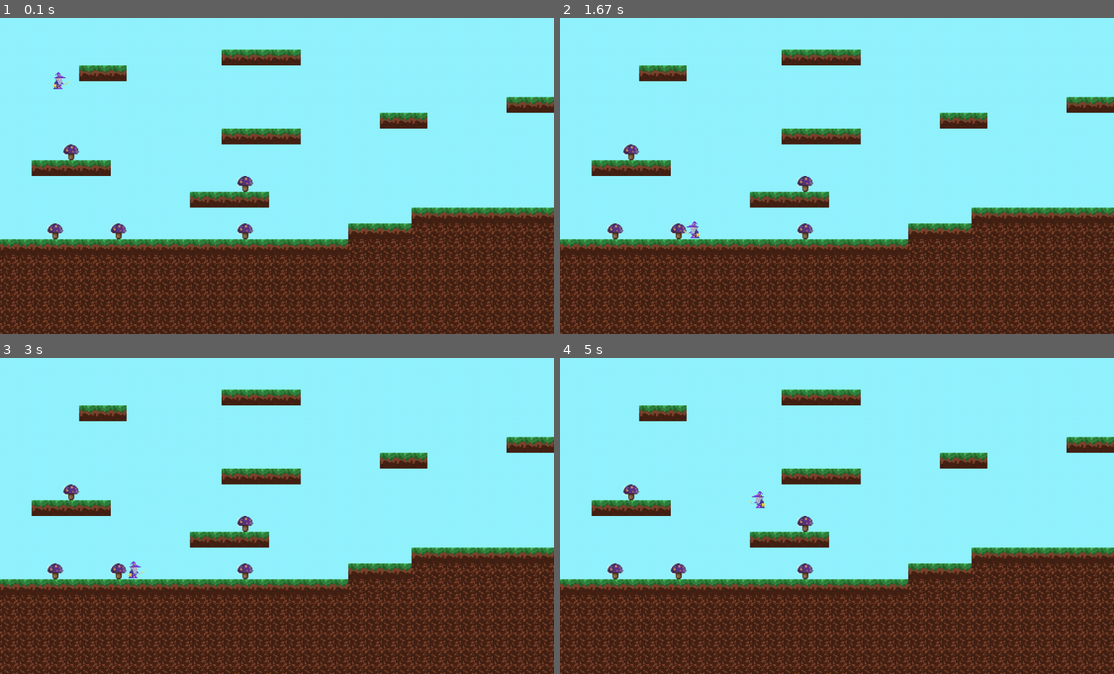
Above: before the commit, frames 1-4 (two rows, left to right).
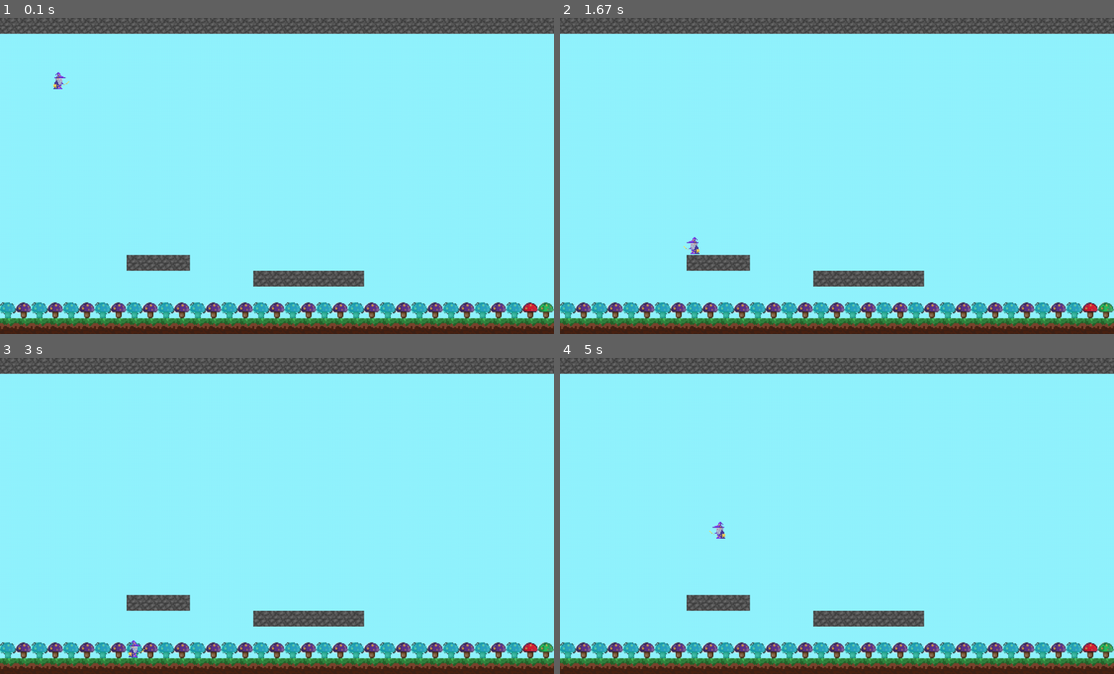
Above: after the commit, the same moments.

Repository: leonsmc/magicmushroom
Game: pygame game, started from main.py
Same seed, same stepped clock (60 frames per second), same inputs: the game is played once before the commit and once after it.
Inputs:
- Up to frame 1 (0.1 s): no input
- Up to frame 2 (1.67 s): hold D 0.33-0.8 s; hold D 0.83-1.3 s; hold A from 1.33 s (still down)
- Up to frame 3 (3 s): release A at 1.87 s; hold A 1.9-2.3 s; hold D 2.33-2.97 s
- Up to frame 4 (5 s): tap Space at 3, 3.4, 3.7, 3.9, 4.2, 4.4, 4.7, 4.9 s; hold A 3.33-3.8 s; hold D 3.83-4.3 s; hold D 4.33-4.8 s; hold A from 4.83 s (still down)

The runs differ from the first frame. In frame 1, 41% of the frame differs, in the area x 0-100%, y 0-100%; in frame 2, 41%; in frame 3, 41%; in frame 4, 41%.

Commit message:
DNB Mode

Diff:
--- a/images.py
+++ b/images.py
@@ -16,11 +16,17 @@
 player_image.set_colorkey((0, 0, 0))
 
 grass_image = pygame.image.load('world/grass.png')
+dirt_image = pygame.image.load('world/dirt.png')
+stone_image = pygame.image.load("world/stone.png")
 
-dirt_image = pygame.image.load('world/dirt.png')
-
-pink_image = pygame.image.load('world/shroom_pink.png')
-pink_image.set_colorkey((0, 0, 0))
+shroom_pink_image = pygame.image.load('world/shroom_pink.png')
+shroom_pink_image.set_colorkey((0, 0, 0))
+shroom_glow_image = pygame.image.load("world/shroom_glow.png")
+shroom_glow_image.set_colorkey((51,51,51))
+shroom_red_image = pygame.image.load('world/shroom_red.png')
+shroom_red_image.set_colorkey((0, 0, 0))
+shroom_green_image = pygame.image.load('world/shroom_green.png')
+shroom_green_image.set_colorkey((0, 0, 0))
 
 GReeeN = (0, 255, 0)
 schwarz = (0, 0 , 0)
--- a/level_1.txt
+++ b/level_1.txt
@@ -1,20 +1,20 @@
-000000000000000000000000000000000000000000000000000000000000000000000000000000000000000000000000000000000000000
-000000000000000000000000000000000000000000000000000000000000000000000000000000000000000000000000000000000000000
-000000000000002222200000000000000000000000000000000000000000000000000000000000000000000000000000000000000000
-000002220000000000000000000000000000000000000000000000000000000000300000000000000000000000000000000000000000000
-000000000000000000000000000000000000000000000000000000000000002222222000000000000000000000000000000000000000000
-00000000000000000000000000000000222220000000000000000000000000000000000000000000000000000000000000000000000222
-000000000000000000000000222000000000000000000000000000000000000000000000000000000000000000000000000222222222111
-00000000000000222220000000000000000000022222000000000000000000000000000022222222222220000000002111111111111
-000030000000000000000000000000000000000000000000000000000000000000000000000211111111111112222222221111111111111
-002222200000000000000000000000000000000000000000000000000000000000002222222111111111111111111111111111111111111
-000000000000000300000000000000000000000000000000000000000002222222221111111111111111111111111111111111111111111
-000000000000222220000000000000000000000022222222200000011111111111111111111111111111111111111111111111111111111
-000000000000000000000000002222222222222211111111100000011111111111111111111111111111111111111111111111111111111
-000300030000000300000022221111111111111111111111000000011111111111111111111111111111111111111111111111111111111
-222222222222222222222211111111111111111111111111000001111111111111111111111111111111111111111111111111111111111
-111111111111111111111111111111111111111111111110000001111111111111111111111111111111111111111111111111111111111
-111111111111111111111111111111111111111111111110000001111111111111111111111111111111111111111111111111111111111
-111111111111111111111111111111111111111111111100000011111111111111111111111111111111111111111111111111111111111
-111111111111111111111111111111111111111111111000001111111111111111111111111111111111111111111111111111111111111
-111111111111111111111111111111111111111111110000001111111111111111111111111111111111111111111111111111111111111
+33333333333333333333333333333333333
+0
+0
+0
+0
+0
+0
+0
+0
+0
+0
+0
+0
+0
+0
+000000003333
+00000000000000003333333
+0
+89898989898989898989898989898989876
+22222222222222222222222222222222222
--- a/main.py
+++ b/main.py
@@ -34,13 +34,31 @@
     for row in map:
         x = 0
         for tile in row:
+            # Blöcke: ----------------------------------------------------------
             if tile == '1':
                 display.blit(dirt_image, (x * TILE_SIZE, y * TILE_SIZE))
             if tile == '2':
                 display.blit(grass_image, (x * TILE_SIZE, y * TILE_SIZE))
             if tile == '3':
-                display.blit(pink_image, (x * TILE_SIZE, y * TILE_SIZE))
-            if tile == '1' or tile == "2":
+                display.blit(stone_image, (x * TILE_SIZE, y * TILE_SIZE))
+            if tile == '4':
+                #display.blit(shroom_pink_image, (x * TILE_SIZE, y * TILE_SIZE))
+                pass
+            if tile == '5':
+                #display.blit(shroom_pink_image, (x * TILE_SIZE, y * TILE_SIZE))
+                pass
+
+            # Obstacles: -------------------------------------------------------
+            if tile == '6':
+                display.blit(shroom_green_image, (x * TILE_SIZE, y * TILE_SIZE))
+            if tile == '7':
+                display.blit(shroom_red_image, (x * TILE_SIZE, y * TILE_SIZE))
+            if tile == '8':
+                display.blit(shroom_glow_image, (x * TILE_SIZE, y * TILE_SIZE))
+            if tile == '9':
+                display.blit(shroom_pink_image, (x * TILE_SIZE, y * TILE_SIZE))
+
+            if tile == '1' or tile == "2" or tile == "3" or tile == "4" or tile == "5":
                 tile_rects.append(pygame.Rect(x * TILE_SIZE, y * TILE_SIZE, TILE_SIZE, TILE_SIZE))
             x += 1
         y += 1
Binary file added: world/shroom_green.png
Binary file added: world/shroom_red.png
